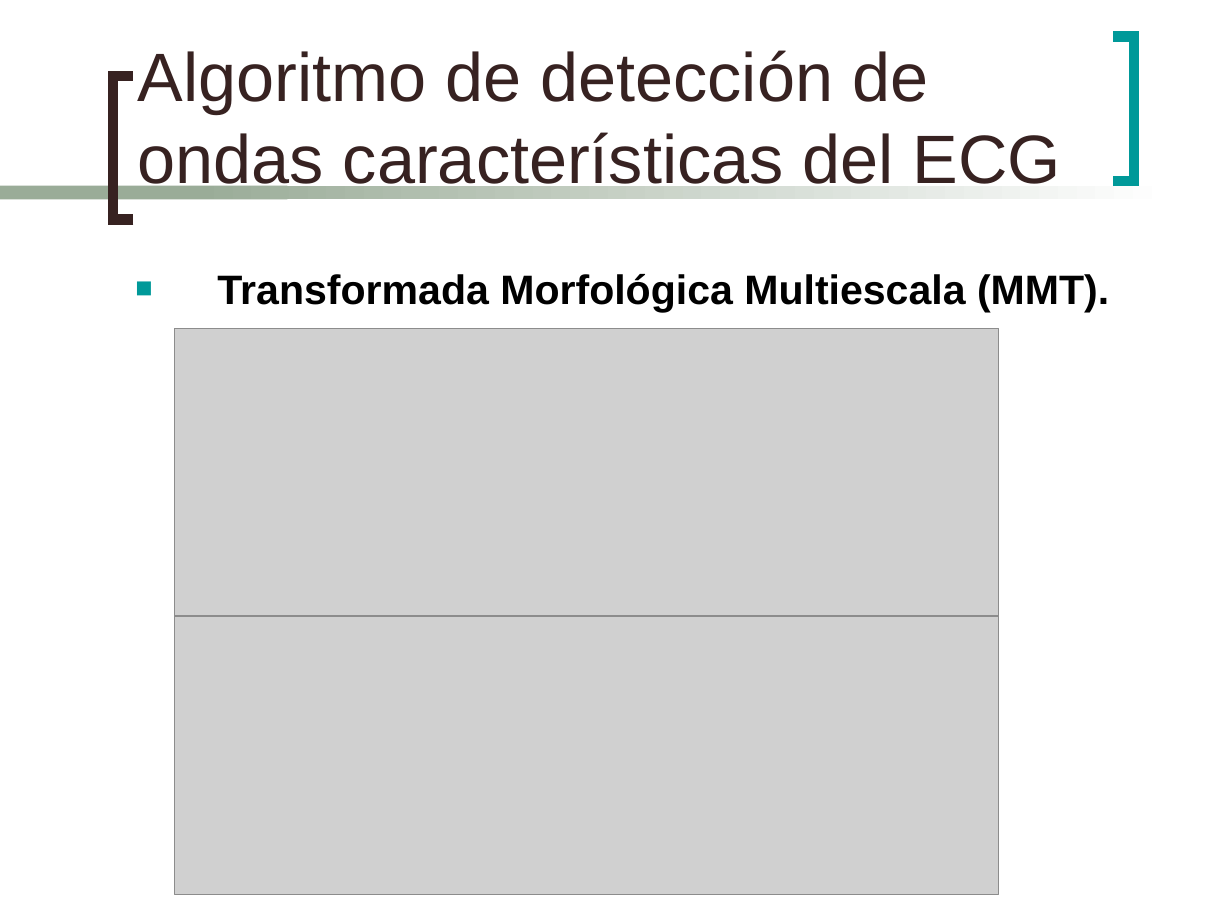
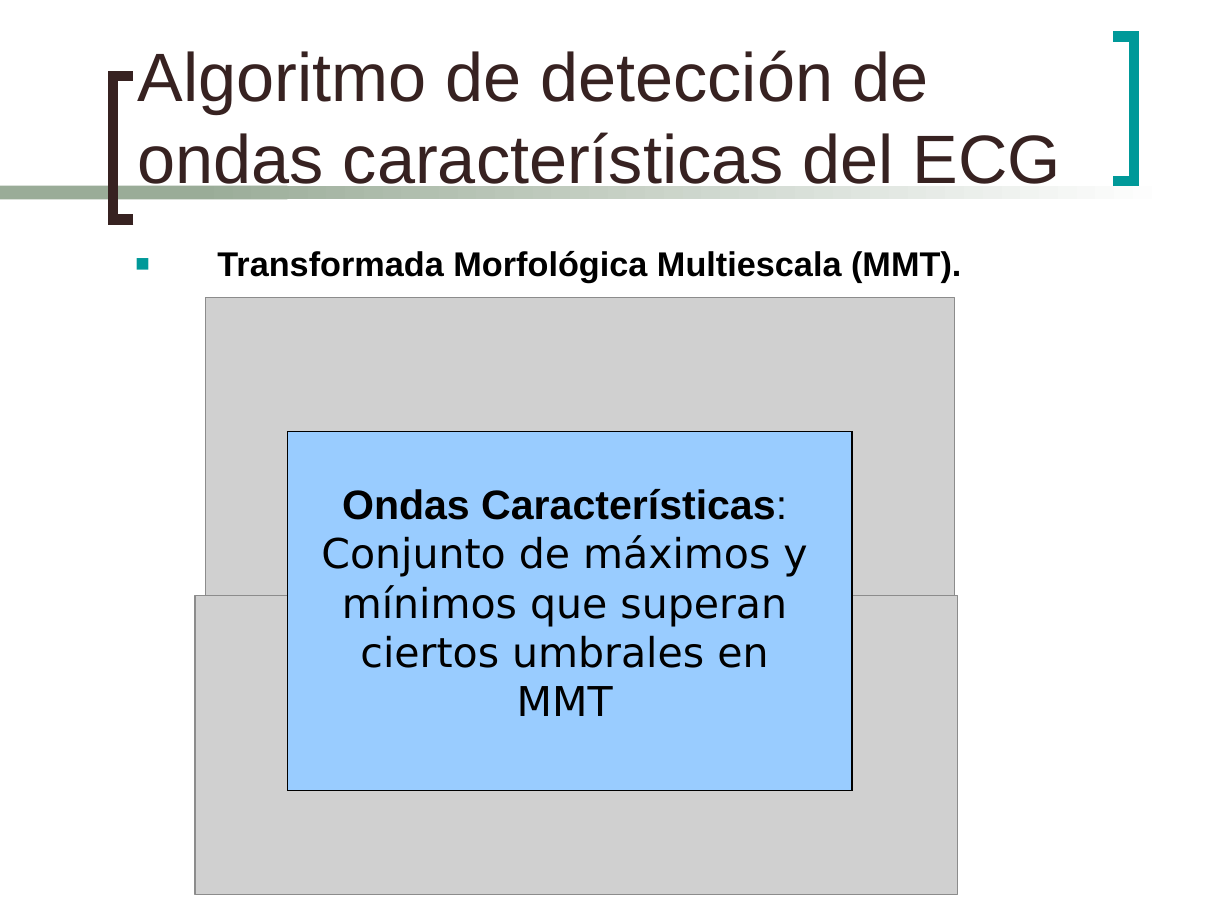
Before and after one commit to mmja/redsensores, a slide deck: slide 9 of Memoria/EstudioMemoria.ppt. Drawn at 1232x924 pixels with LibreOffice and Linux fonts; fonts in the diff are those of the drawing; grey boxes stand for pictures. Boxes give left, top, right and bottom in pixels: in the first picture for what was removed or moved away, otherwise in the second. Text is boxed around its words. In the diff, an @@ line names an element or a change of style, - is before the commit and + after.

```diff
--- a/Memoria/EstudioMemoria.ppt
+++ b/Memoria/EstudioMemoria.ppt
@@ text "Transformada Morfológica Multiescala (MMT).": place and size @@
-text "Transformada Morfológica Multiescala (MMT)." at [217,274,1109,312]
+text "Transformada Morfológica Multiescala (MMT)." at [217,251,961,283]
@@ text "Transformada Morfológica Multiescala (MMT)." at [217,251,961,283]: size 24 to 20 pt; less space between paragraphs @@
@@ picture: place and size @@
-picture at [175,329,999,622]
+picture at [206,298,955,612]
@@ rectangle added at [287,431,851,791], fill #99CCFF, outline #000000 0.74 pt @@
@@ text added at [321,489,807,716], 24 pt, text #000000 @@
+Ondas Características: Conjunto de máximos y mínimos que superan ciertos umbrales en MMT
@@ picture: place and size @@
-picture at [175,616,999,894]
+picture at [195,595,957,894]
```
Also in this commit, not shown: 7 other slides changed, 5 slides added, 6 slides removed, 1 other file.
